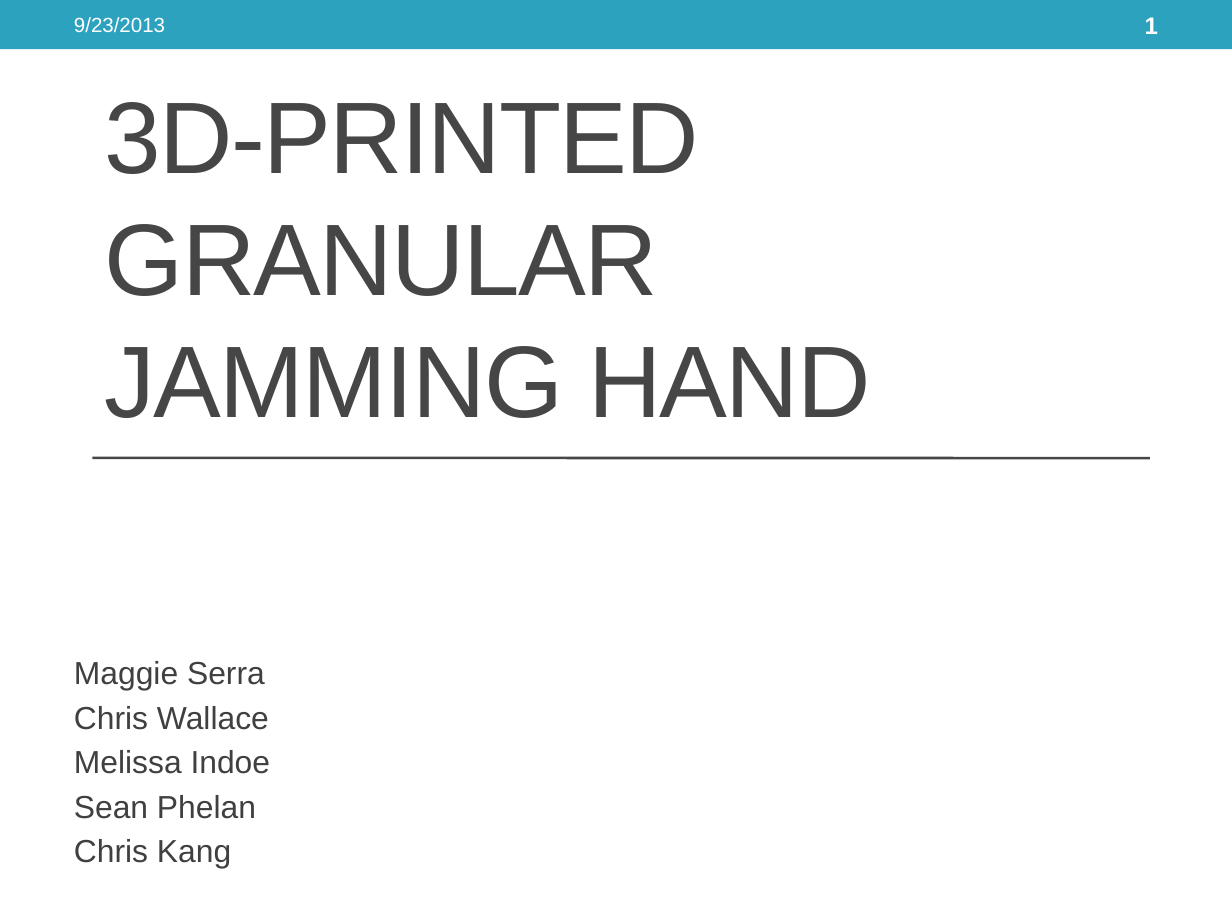
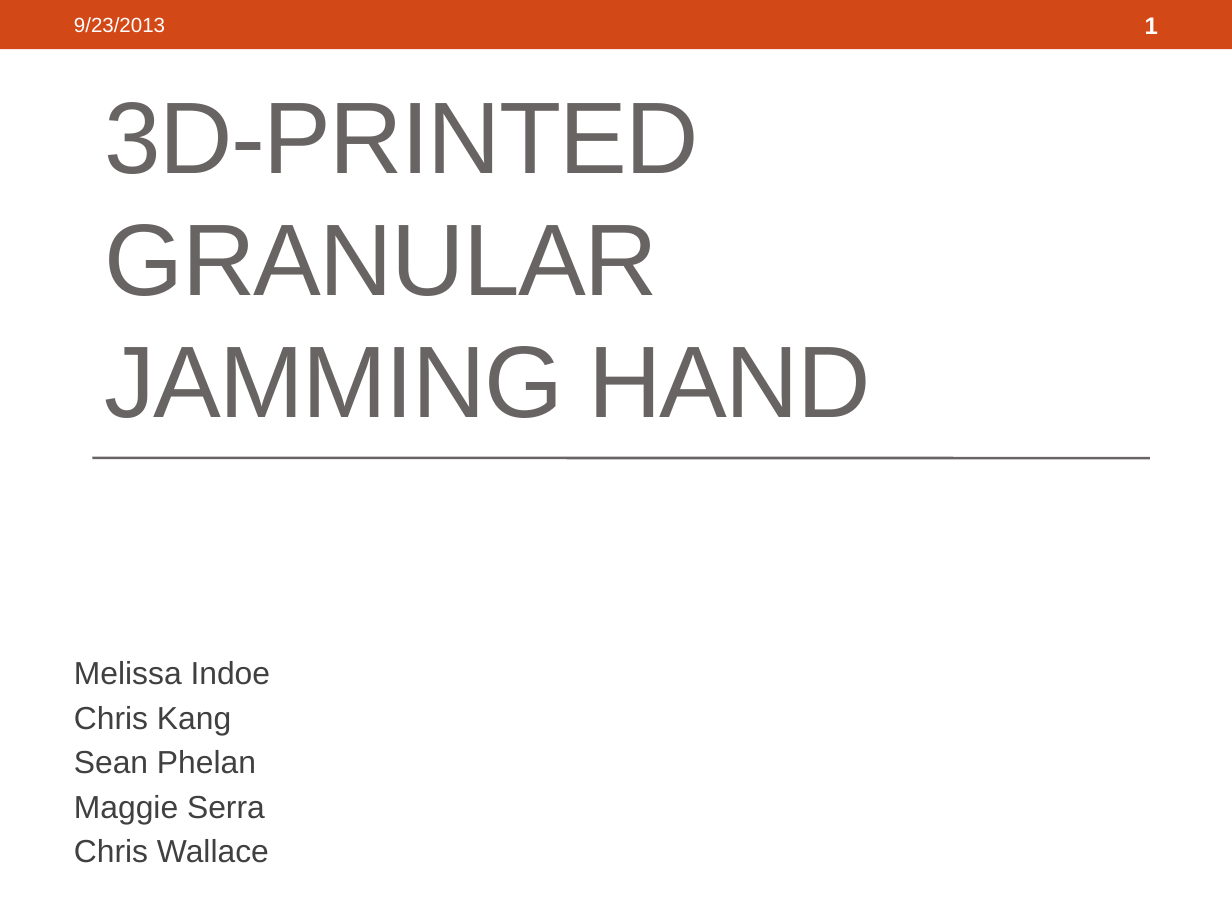
Before and after one commit to 3D-Printed-Granular-Jamming-Hand/3d-printed-granular-jamming-hand, a slide deck: slide 1 of ProgressReports/Presentation 1 Segments/3d-Printed Granular Jamming Hand.pptx. Drawn at 1232x924 pixels with LibreOffice and Linux fonts; fonts in the diff are those of the drawing. Boxes give left, top, right and bottom in pixels: in the first picture for what was removed or moved away, otherwise in the second. Text is boxed around its words. In the diff, an @@ line names an element or a change of style, - is before the commit and + after.

```diff
--- a/ProgressReports/Presentation 1 Segments/3d-Printed Granular Jamming Hand.pptx
+++ b/ProgressReports/Presentation 1 Segments/3d-Printed Granular Jamming Hand.pptx
@@ rectangle at bbox=[0, 0, 1232, 49]: fill #2DA2BF to #D34817 @@
@@ title "3D-PRINTED GRANULAR JAMMING HAND" at bbox=[105, 102, 871, 418]: text colour #464646 to #696464 @@
@@ line (92, 458) - (1149, 458): stroke #464646 1.5 pt to #696464 1.5 pt @@
@@ subtitle at bbox=[74, 661, 271, 774]: paragraphs added @@
+Melissa Indoe
+Chris Kang
+Sean Phelan
@@ subtitle at bbox=[74, 750, 271, 869]: paragraphs removed @@
-Melissa Indoe
-Sean Phelan
-Chris Kang
```
Also in this commit, not shown: 12 other slides changed, 16 slides added.
